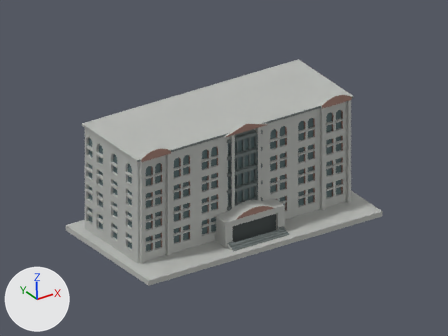
The Blender file 國立臺灣大學/校總區/buildings/ntu-electrical-engineering-two/scene.blend, before and after one commit.
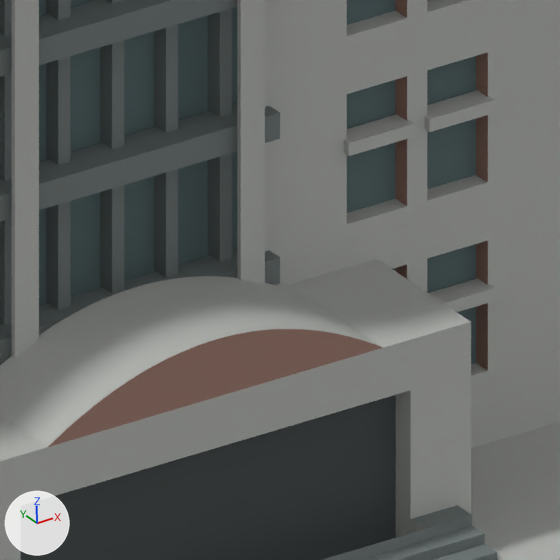
Each version appears first from the file's camera 'Camera', and next in a close-up on the part from 51% to 66% of the width and 50% to 69% of the height. Lighting does not change. The marker at lower left points along +X, +Y and +Z. The older version's two pictures come first.

Objects in the first close-up: 'NTU Electrical Engineering Two color'.
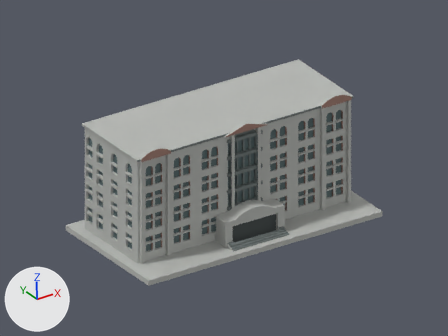
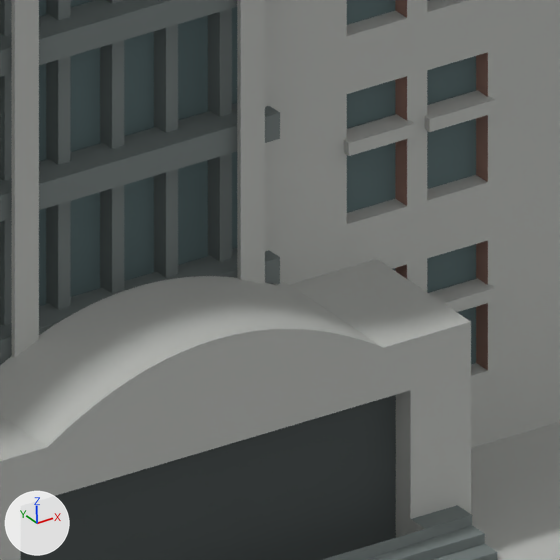
Where the change shows, as pixel boxes [x1, y1, x2, y2] in the close-ups (560 x 560 px):
part 1 of me_validated_printable_mesh, recoloured (beige to grey): [48, 329, 383, 447] in both

What changed in the scene script:
```text
Change me_validated_printable_mesh:
    where me_validated_printable_mesh.from_pydata(...)  # 2993 vertices, 6318 faces; spans x -75.0..75.0, y -40.0..40.0, z 0.0..69.0
    used by ob_ntu_electrical_engineering_two_color; location = (0.0, 0.0, 0.0)
    me_validated_printable_mesh part 1: all 29 faces centred in x -5.0..12.0, y -30.0, z 18.0..22.0 switch from mat_2010_observed_brick_family_on_bounded_upper_details_and_returns (beige #a17c6f) to mat_unverified_or_inseparable_plinth_crossing_whole_plane (grey #b8bab6)
```
